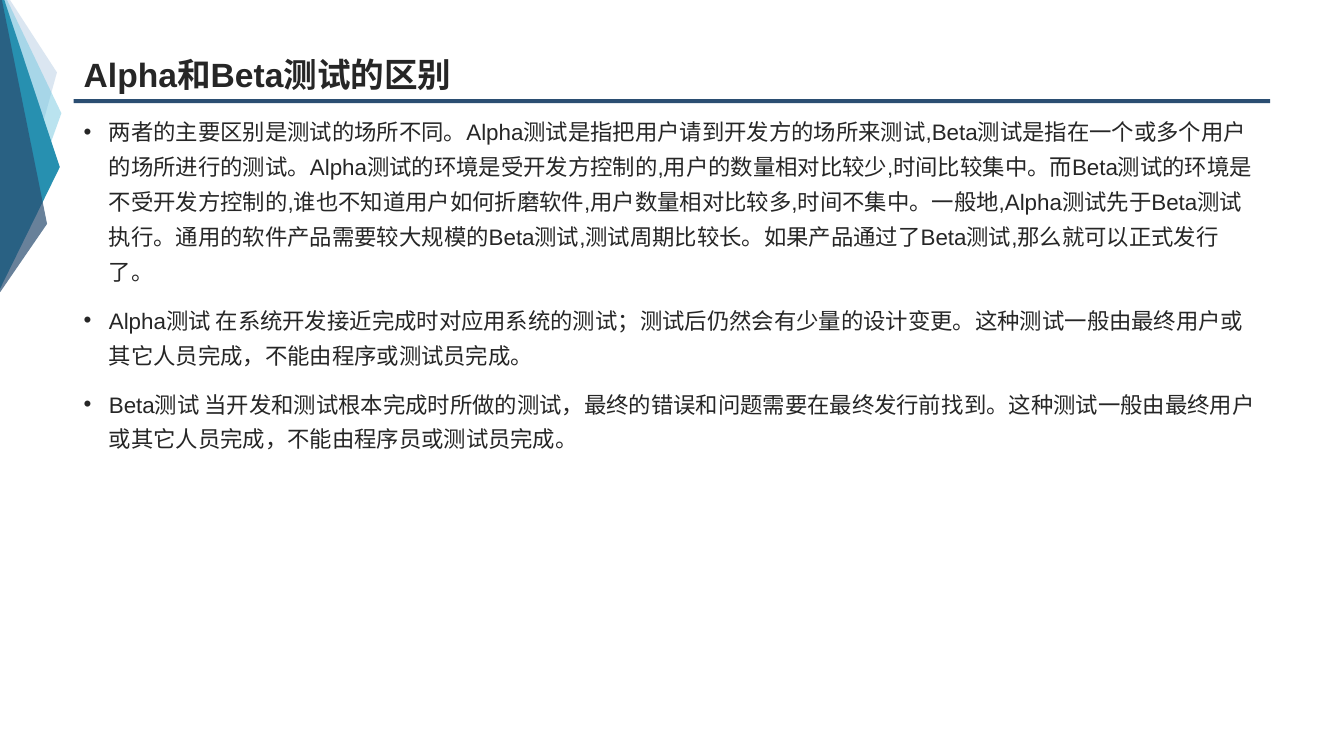
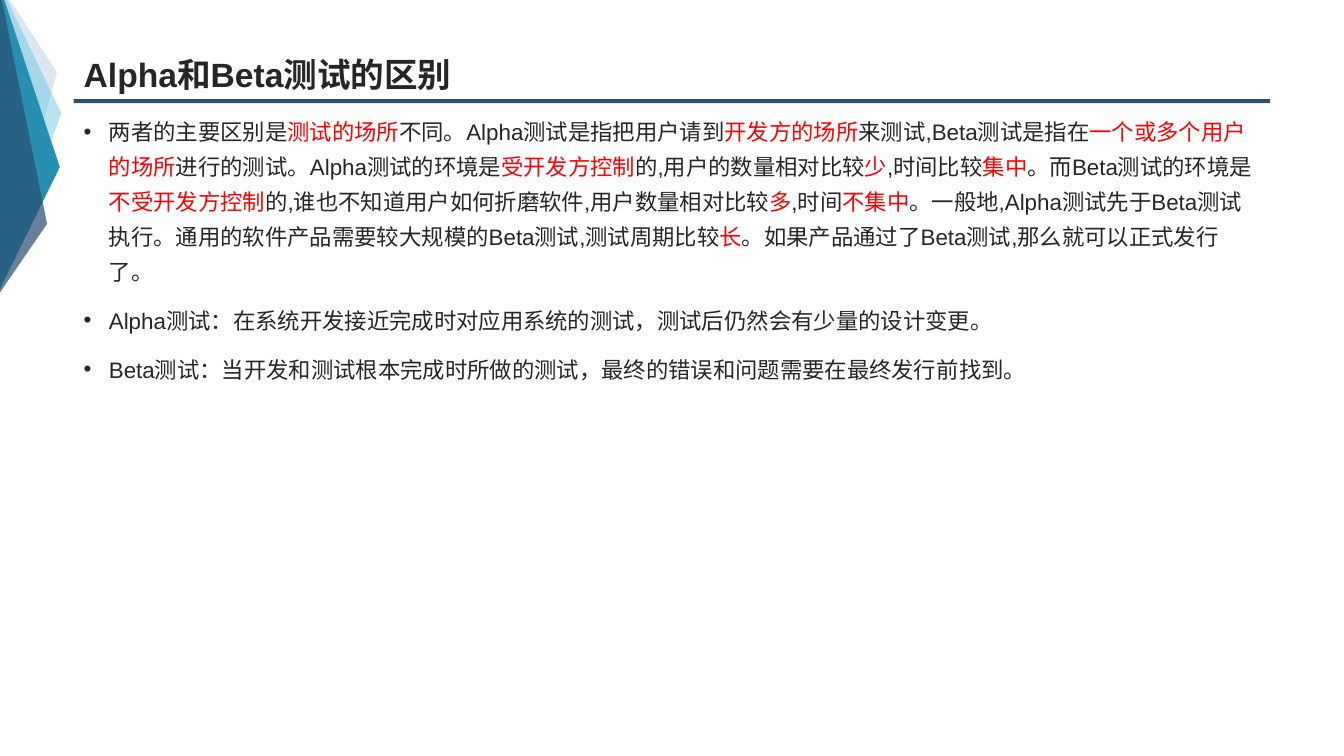
Before and after one commit to group-fourteen/G14-, a slide deck: slide 33 of 翻转课堂/7.5确认测试.ppt (slide 34 before the commit). Drawn at 1344x756 pixels with LibreOffice and Linux fonts; fonts in the diff are those of the drawing. Boxes give left, top, right and bottom in pixels: in the first picture for what was removed or moved away, otherwise in the second. Text is boxed around its words. In the diff, an @@ line names an element or a change of style, - is before the commit and + after.

```diff
--- a/翻转课堂/7.5确认测试.ppt
+++ b/翻转课堂/7.5确认测试.ppt
@@ text at (x1=109, y1=121, x2=1252, y2=282): text colour #262626 to #FF0000 in "两者的主要区别是测试的场所不同。Alpha测试是指把用户请到开发方的场所来测试,Beta测试是指在一个或多个用户的场所进 ..." @@
@@ text at (x1=109, y1=311, x2=1026, y2=380): text changed @@
-• Alpha测试 在系统开发接近完成时对应用系统的测试；测试后仍然会有少量的设计变更。这种测试一般由最终用户或其它人员完成，不能由程序或测试员完成。
-• Beta测试 当开发和测试根本完成时所做的测试，最终的错误和问题需要在最终发行前找到。这种测试一般由最终用户或其它人员完成，不能由程序员或测试员完成。
+• Alpha测试：在系统开发接近完成时对应用系统的测试，测试后仍然会有少量的设计变更。
+• Beta测试：当开发和测试根本完成时所做的测试，最终的错误和问题需要在最终发行前找到。
```
Also in this commit, not shown: 23 other slides changed, 1 slide added, 2 slides removed.
